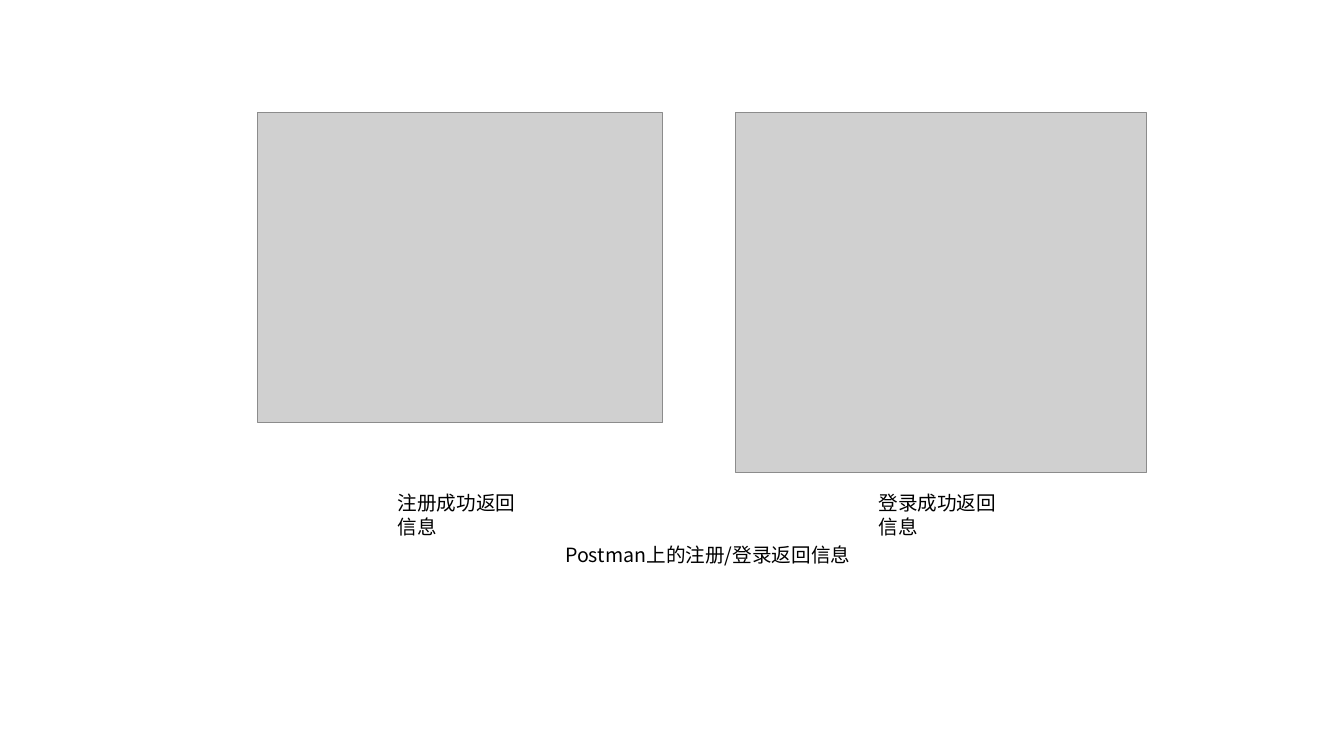
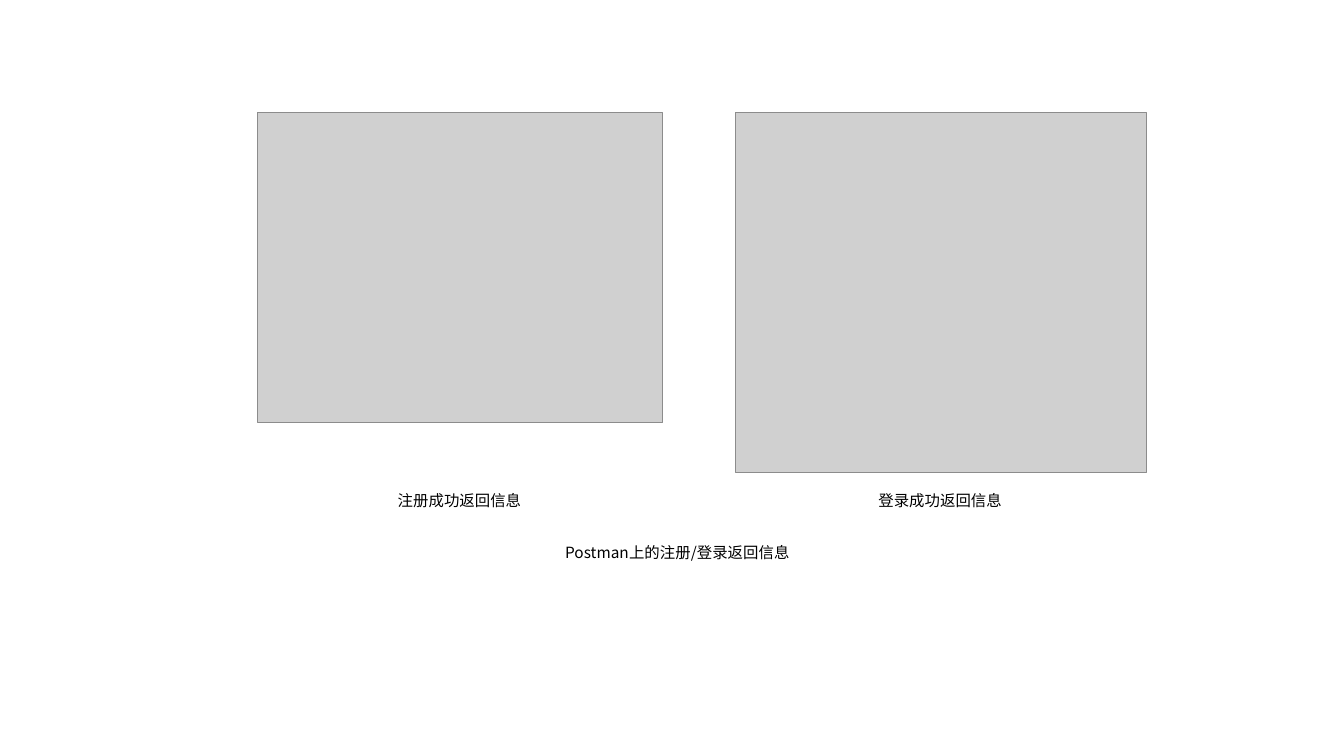
Before and after one commit to goozyshi/Gooit, a slide deck: slide 5 of Gooit自绘图标.pptx. Drawn at 1344x756 pixels with LibreOffice and Linux fonts; fonts in the diff are those of the drawing; grey boxes stand for pictures. Boxes give left, top, right and bottom in pixels: in the first picture for what was removed or moved away, otherwise in the second. Text is boxed around its words. In the diff, an @@ line names an element or a change of style, - is before the commit and + after.

```diff
--- a/Gooit自绘图标.pptx
+++ b/Gooit自绘图标.pptx
@@ size 14 to 11 pt in 3 elements at box(398, 493, 521, 508), box(878, 493, 1001, 508), box(565, 545, 789, 561) @@
```
Also in this commit, not shown: 6 other slides changed, 12 other files.
